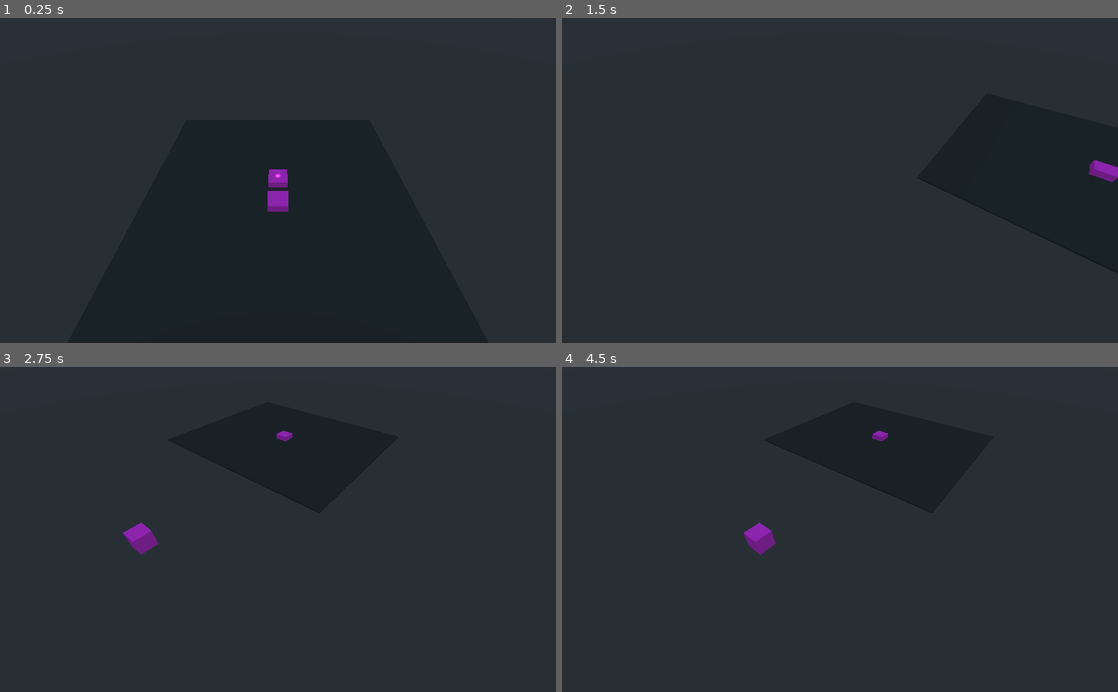
Above: before the commit, frames 1-4 (two rows, left to right).
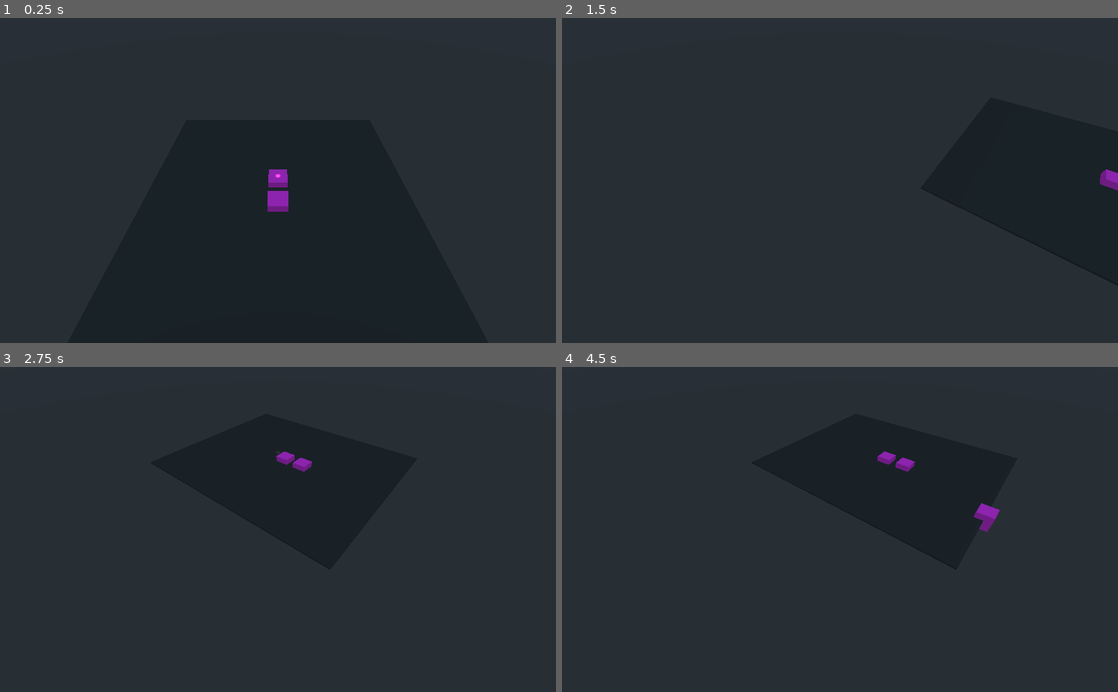
Above: after the commit, the same moments.

Repository: BransonGitomeh/godot-ray-builder-tests
Game: Godot game, scene res://ray_test.tscn
Two runs of this game, one before a commit and one after it. Both use one fixed random seed, a clock stepped at 60 frames per second and the inputs below.
Inputs (mouse positions are in pixels of both pictures, inside the frame that each line leads up to):
- Up to frame 1 (0.25 s): no input
- Up to frame 2 (1.5 s): tap Enter at 0.5 s; move the mouse to (962, 164) at 0.52 s; hold D (strafe_right) 0.53-1.28 s; hold Middle mouse button (free_rotate) 0.53-1.28 s; move the mouse to (728, 196) at 1.27 s; hold S (move_back) from 1.28 s (still down); tap W (move_foward) at 1.35 s
- Up to frame 3 (2.75 s): move the mouse to (333, 458) at 2.02 s; release S (move_back) at 2.03 s; hold D (strafe_right) from 2.03 s (still down); hold X (move_objects) from 2.03 s (still down)
- Up to frame 4 (4.5 s): move the mouse to (812, 594) at 2.77 s; release X (move_objects) at 2.78 s; tap Space (place_object) at 2.85 s; move the mouse to (1006, 578) at 3.52 s; release D (strafe_right) at 3.53 s; hold Z (select_objects) 3.53-4.28 s; hold A (strafe_left) from 3.53 s (still down); move the mouse to (673, 480) at 4.27 s; tap Middle mouse button (free_rotate) at 4.35 s

The runs differ from the first frame. In frame 2, 0.3% of the frame differs, in the area x 94-100%, y 43-53%; in frame 3, 0.6%; in frame 4, 0.8%, in the area x 32-79%, y 19-58%.

Commit message:
fix: more tests

Diff:
--- a/controller.tscn
+++ b/controller.tscn
@@ -8,19 +8,6 @@
 transform = Transform( 1, 0, 0, 0, 1, 0, 0, 0, 1, 0, 10, 4.65534 )
 script = ExtResource( 1 )
 
-[node name="RayCast" type="RayCast" parent="."]
-transform = Transform( 1, 0, 0, 0, -1.62921e-07, 1, 0, -1, -1.62921e-07, 0, 0, -17.741 )
-enabled = true
-cast_to = Vector3( 0, 0, -20 )
-collide_with_areas = true
-
-[node name="SpotLight" type="SpotLight" parent="RayCast"]
-transform = Transform( 1, 0, 0, 0, 0.999999, 0, 0, 0, 0.999999, 0, 0, 0 )
-light_color = Color( 0.917647, 0.843137, 0.843137, 1 )
-light_energy = 9.69
-spot_range = 28.6
-spot_angle = 1.0
-
 [node name="CollisionShape" type="CollisionShape" parent="."]
 shape = SubResource( 1 )
 disabled = true
@@ -28,3 +15,16 @@
 [node name="Camera" type="Camera" parent="."]
 transform = Transform( 1, 0, 0, 0, 0.707107, 0.707107, 0, -0.707107, 0.707107, 0, 0, 0 )
 current = true
+
+[node name="RayCast" type="RayCast" parent="Camera"]
+transform = Transform( 1, 0, 0, 0, 0.707107, 0.707107, 0, -0.707107, 0.707107, 0, 12.5448, -12.5448 )
+enabled = true
+cast_to = Vector3( 0, 0, -200 )
+collide_with_areas = true
+
+[node name="SpotLight" type="SpotLight" parent="Camera/RayCast"]
+transform = Transform( 1, 0, 0, 0, 0.999999, 0, 0, 0, 0.999999, 0, 0, 0 )
+light_color = Color( 0.917647, 0.843137, 0.843137, 1 )
+light_energy = 9.69
+spot_range = 28.6
+spot_angle = 1.0
--- a/ray_test.gd
+++ b/ray_test.gd
@@ -1,8 +1,9 @@
 extends KinematicBody
 
-onready var ray = get_node("/root/level/controller/RayCast")
-onready var rayLight = get_node("/root/level/controller/Spotlight")
-onready var camera = get_node("/root/level/controller")
+onready var ray = get_node("/root/level/controller/Camera/RayCast")
+onready var rayLight = get_node("/root/level/controller/Camera/RayCast/Spotlight")
+onready var controller = get_node("/root/level/controller")
+onready var camera = get_node("/root/level/controller/Camera")
 onready var placer = get_node("/root/level/placer")
 onready var carrier = get_node("/root/level/carrier")
 
@@ -59,7 +60,7 @@
 			lastPoint.z
 		)
 
-	if event is InputEventMouseMotion and moving:
+	if event is InputEventMouseMotion:
 		ray.rotate_y(deg2rad(-event.relative.x * mouse_sensitivity))
 
 		# stop the mouse movement from passing 90 digrees for a more fluid control system
